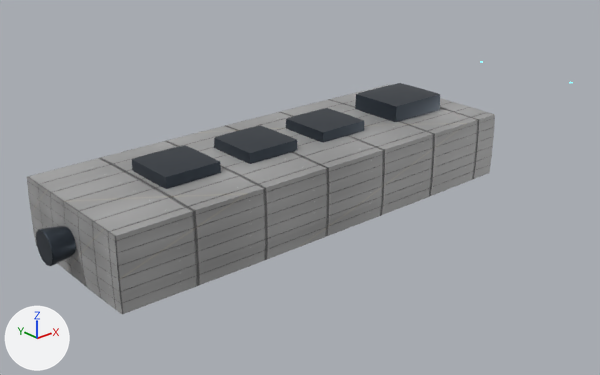
Before and after pictures for a commit that changed the Blender file assets/ships/parts/blender/place_conveyor_barge_authored.blend.
One viewpoint serves both versions: a 50 mm camera at (-28.9, -66.9, 36.8) aimed at (29.5, 1.4, -1.0). Lighting does not change. The marker at lower left points along +X, +Y and +Z. The first picture is the older version.

Before the edit, the objects in view are built like this:
```python
ob_barge_drive_nozzle = bpy.data.objects.new('Barge_Drive_Nozzle', me_barge_drive_nozzle)
ob_barge_drive_nozzle.parent = ob_hook_drive_plume
ob_barge_drive_nozzle.location = (0.0, 0.0, 0.0)
ob_barge_hull = bpy.data.objects.new('Barge_Hull', me_barge_hull)
ob_barge_hull.parent = ob_place_conveyor_barge
ob_barge_hull.location = (26.0, 0.0, 2.0)
ob_place_conveyor_barge_material_mechanical_merged = bpy.data.objects.new('place_conveyor_barge_Material_Mechanical_Merged', me_place_conveyor_barge_material_mechanical_merged)
ob_place_conveyor_barge_material_mechanical_merged.parent = ob_place_conveyor_barge
ob_place_conveyor_barge_material_mechanical_merged.location = (0.0, 0.0, 0.0)
```
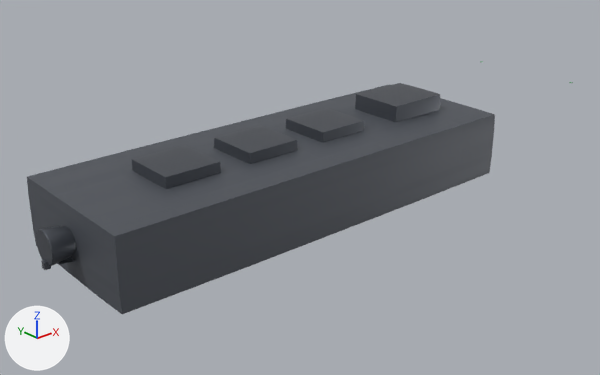
Where the change shows, as pixel boxes [x1, y1, x2, y2] in the pictures (600 x 375 px):
'Barge_Hull', recoloured (darker): [27, 84, 495, 314] in both
'DET_drive_nozzle', added: after [41, 260, 51, 270]
'DET_dock_scuff', added (mostly hidden): after [59, 257, 75, 265]

What changed in the scene script:
```text
Add img_place_conveyor_barge_wear_mask_2k_jpg:
    img_place_conveyor_barge_wear_mask_2k_jpg = load_image('place_conveyor_barge_wear_mask_2k.jpg', '../textures/place_conveyor_barge/place_conveyor_barge_wear_mask_2k.jpg', 1024, 1024, 'Non-Color')
Add mat_material_hull:
    mat_material_hull = bpy.data.materials.new('Material_Hull')
    # colours: dark grey #595d65
    # uses the picture img_place_conveyor_barge_wear_mask_2k_jpg
Add mat_material_mechanical:
    mat_material_mechanical = bpy.data.materials.new('Material_Mechanical')
    # colours: dark grey #595d65
    # uses the picture img_place_conveyor_barge_wear_mask_2k_jpg
Change me_barge_hull:
    where me_barge_hull.from_pydata(...)  # 150 vertices, 192 faces; spans x -26.0..26.0, y -9.0..9.0, z -4.0..4.0
    remove me_barge_hull.materials.append(mat_material_hull_004)
    add me_barge_hull.materials.append(mat_material_hull)
Add me_cube_010:
    me_cube_010.from_pydata(...)  # a box spanning x -0.5..0.5, y -0.5..0.5, z -0.5..0.5
    me_cube_010.materials.append(mat_material_hull)
Add me_cube_002:
    me_cube_002.from_pydata(...)  # a box spanning x -0.5..0.5, y -0.5..0.5, z -0.5..0.5
    me_cube_002.materials.append(mat_material_mechanical)
Add ob_det_dock_scuff:
    ob_det_dock_scuff = bpy.data.objects.new('DET_dock_scuff', me_cube_010)
    ob_det_dock_scuff.parent = ob_barge_hull
    ob_det_dock_scuff.matrix_parent_inverse = Matrix(((1.0, 0.0, 0.0, -26.0), (0.0, 1.0, 0.0, 0.0), (0.0, 0.0, 1.0, -2.0), (0.0, 0.0, 0.0, 1.0)))
    ob_det_dock_scuff.location = (0.0, 0.0, 0.3)
    ob_det_dock_scuff.rotation_euler = (0.0, 0.1, 0.0)  # degrees (0, 5.7, 0)
    ob_det_dock_scuff.scale = (3.0, 1.5, 0.04)
    _m = ob_det_dock_scuff.modifiers.new('BEVEL', 'BEVEL')
    _m.width = 0.05
    _m.width_pct = 0.05
    _m.segments = 2
    _m = ob_det_dock_scuff.modifiers.new('WN', 'WEIGHTED_NORMAL')
    _m.keep_sharp = True
Add ob_det_drive_nozzle:
    ob_det_drive_nozzle = bpy.data.objects.new('DET_drive_nozzle', me_cube_002)
    ob_det_drive_nozzle.parent = ob_barge_hull
    ob_det_drive_nozzle.matrix_parent_inverse = Matrix(((1.0, 0.0, 0.0, -26.0), (0.0, 1.0, 0.0, 0.0), (0.0, 0.0, 1.0, -2.0), (0.0, 0.0, 0.0, 1.0)))
    ob_det_drive_nozzle.location = (-2.5, 0.0, 0.5)
    ob_det_drive_nozzle.scale = (0.6, 0.6, 0.8)
    _m = ob_det_drive_nozzle.modifiers.new('BEVEL', 'BEVEL')
    _m.width = 0.05
    _m.width_pct = 0.05
    _m.segments = 2
    _m = ob_det_drive_nozzle.modifiers.new('WN', 'WEIGHTED_NORMAL')
    _m.keep_sharp = True
```
